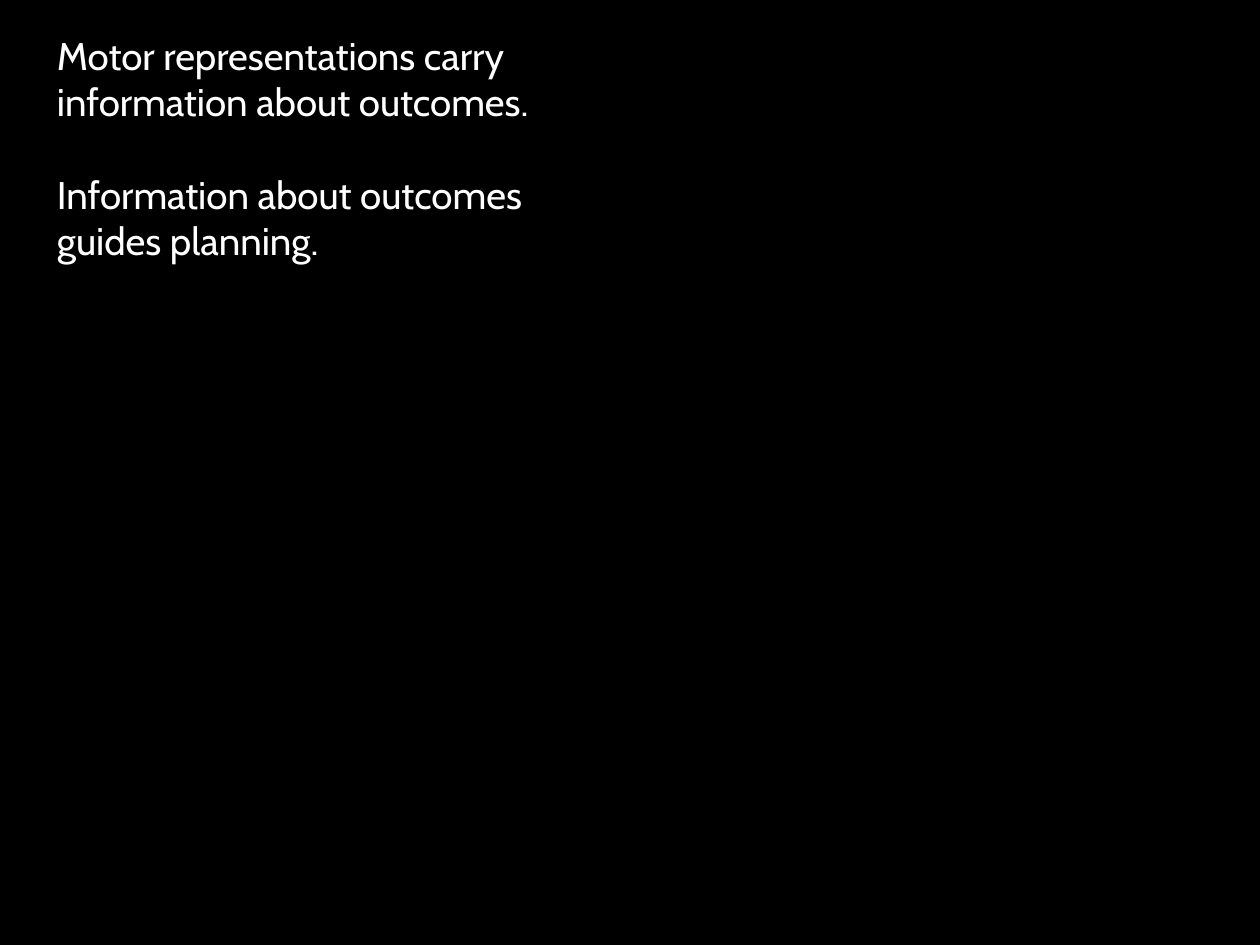
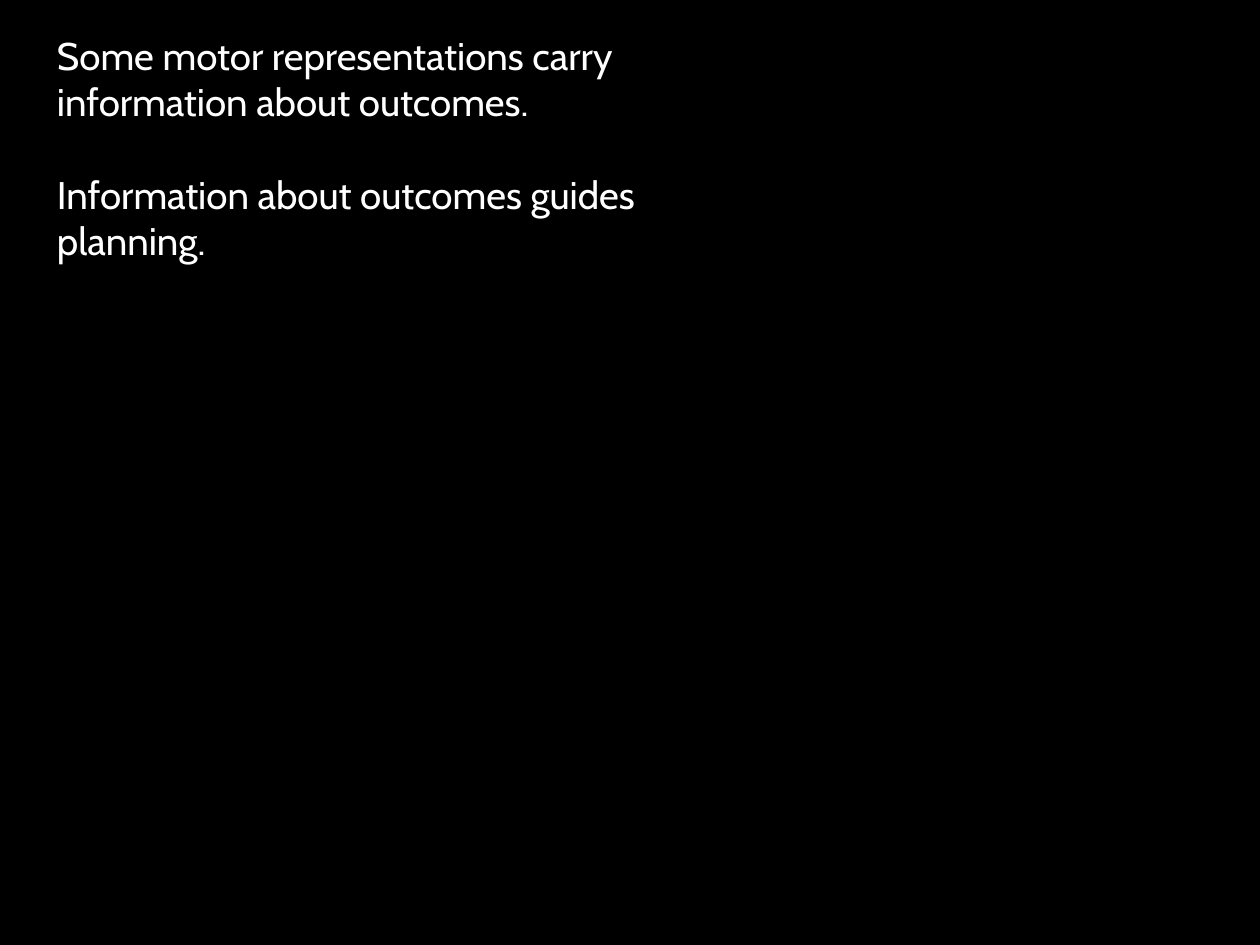
Before and after one commit to butterfill/writing, a slide deck: slide 12 of intention motor representation with corrado sinigaglia/conf spp submit/intention and motor representation.pptx. Drawn at 1260x945 pixels with LibreOffice and Linux fonts; fonts in the diff are those of the drawing. Boxes give left, top, right and bottom in pixels: in the first picture for what was removed or moved away, otherwise in the second. Text is boxed around its words. In the diff, an @@ line names an element or a change of style, - is before the commit and + after.

```diff
--- a/intention motor representation with corrado sinigaglia/conf spp submit/intention and motor representation.pptx
+++ b/intention motor representation with corrado sinigaglia/conf spp submit/intention and motor representation.pptx
@@ text at (57,42,612,117): text changed @@
-Motor representations carry information about outcomes.
+Some motor representations carry information about outcomes.
```
Also in this commit, not shown: 9 other slides changed, 6 slides added, 1 other file.
